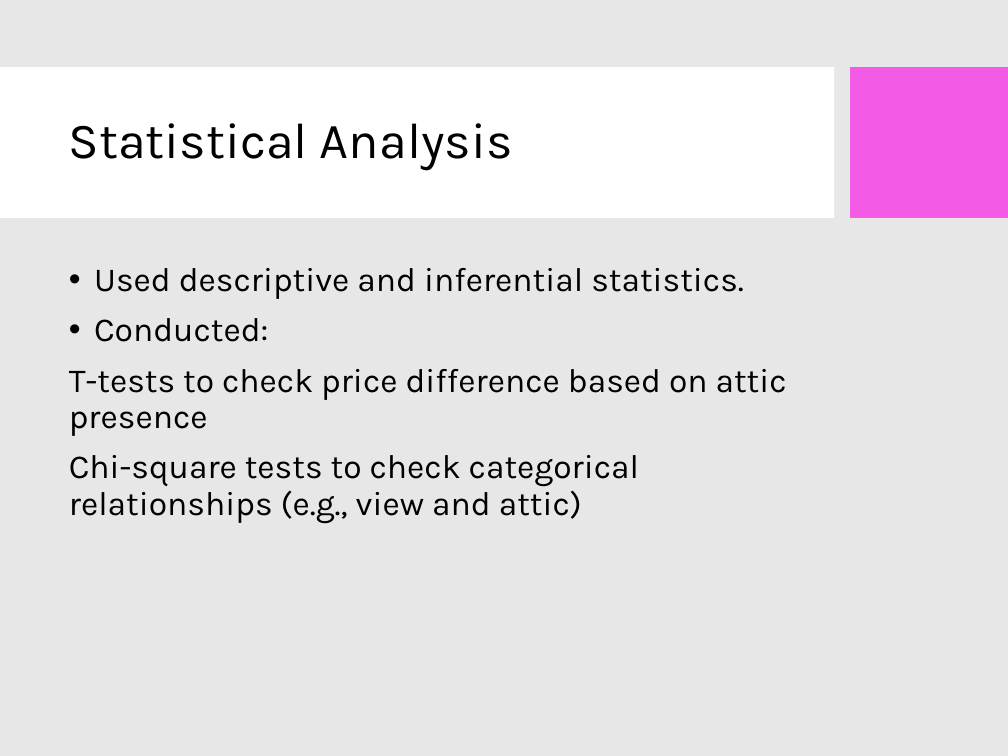
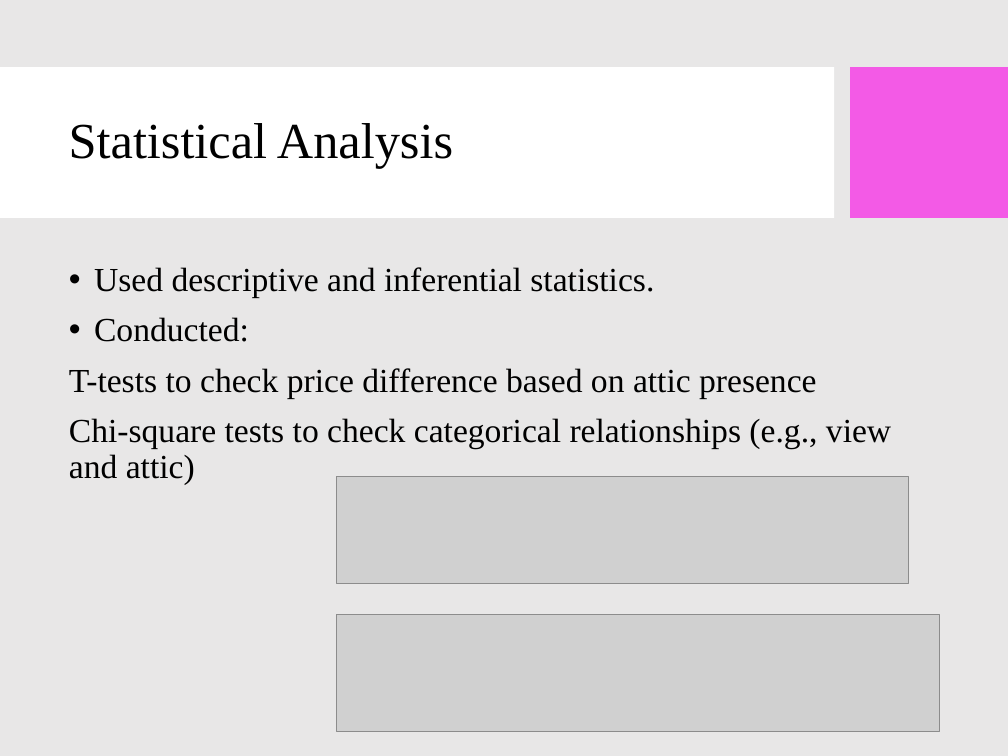
Before and after one commit to Krishna-S-2004/Python-RE, a slide deck: slide 8 of Krishna Housing_EDA_Presentation.pptx. Drawn at 1008x756 pixels with LibreOffice and Linux fonts; fonts in the diff are those of the drawing; grey boxes stand for pictures; background and template pictures are left out. Boxes give left, top, right and bottom in pixels: in the first picture for what was removed or moved away, otherwise in the second. Text is boxed around its words. In the diff, an @@ line names an element or a change of style, - is before the commit and + after.

```diff
--- a/Krishna Housing_EDA_Presentation.pptx
+++ b/Krishna Housing_EDA_Presentation.pptx
@@ title "Statistical Analysis" at [69, 123, 453, 169]: font Karla to Times New Roman @@
@@ text "Used descriptive and inferential statistics." at [69, 267, 891, 485]: font Karla to Times New Roman @@
@@ picture added at [337, 476, 908, 583] @@
@@ picture added at [337, 615, 939, 732] @@
```
Also in this commit, not shown: 15 other slides changed.
